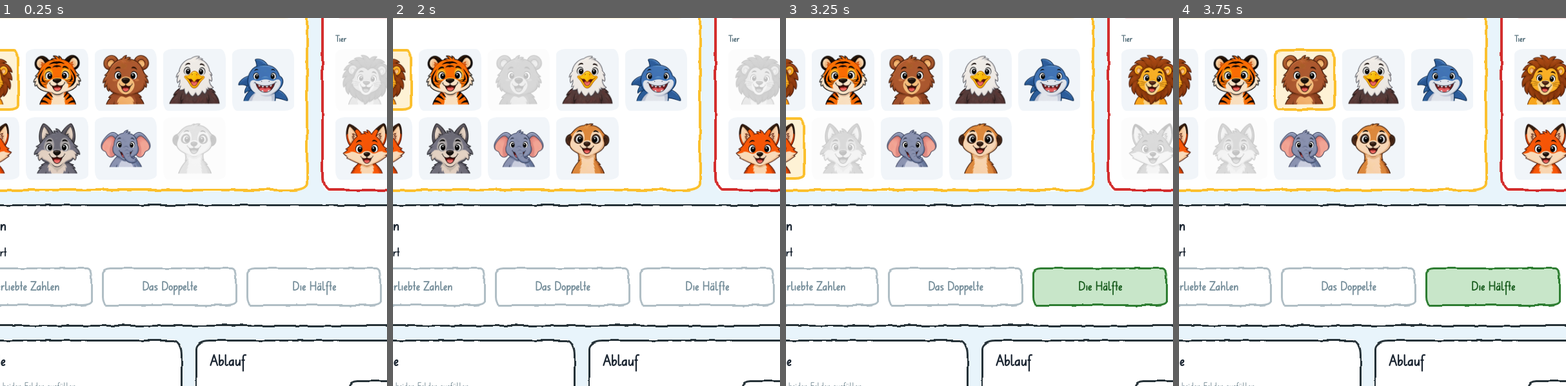
Above: before the commit, frames 1-4 (left to right).
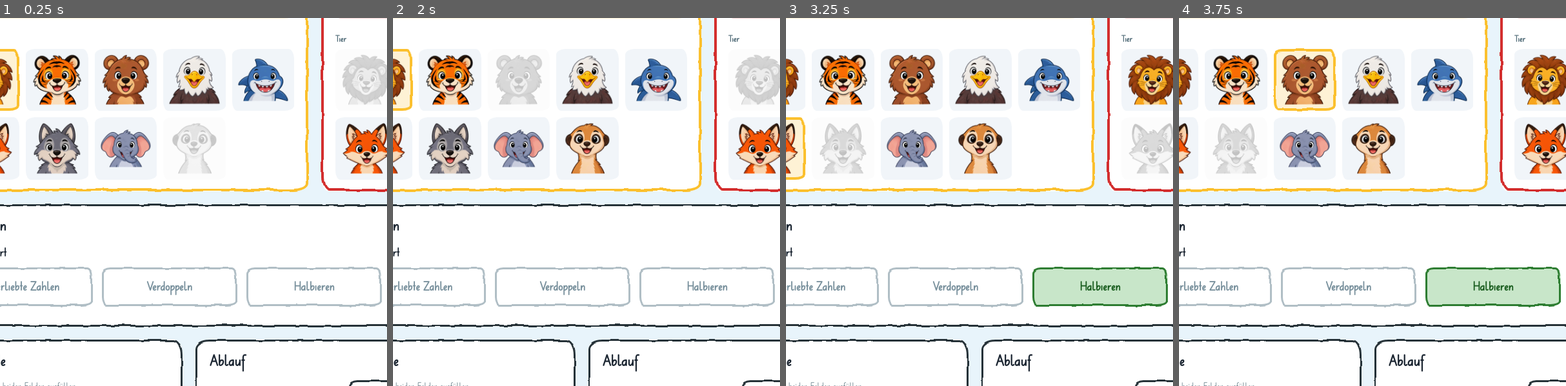
Above: after the commit, the same moments.

Repository: GitSile/frau-bopparts-tafelspiele
Game: browser game, page spiele/mathe-fussball/index.html
The game is run twice, just before and just after one commit, with the same random seed, the same clock (stepped at 60 frames per second) and the same inputs.
Inputs (mouse positions are % of the whole screen's width and height, from its top left):
- Up to frame 1 (0.25 s): no input
- Up to frame 2 (2 s): click (50, 50) at 0.27 s; click (50, 60) at 1.07 s; click (26, 16) at 1.27 s; type "8" at 1.27 s; tap Enter at 1.3 s; click (31, 40) at 1.67 s; click "Bär" at 1.87 s
- Up to frame 3 (3.25 s): click "Die Hälfte" (after the commit: "Halbieren") at 2.02 s; click (69, 35) at 2.27 s; click "⛶" at 2.47 s; click (64, 70) at 2.87 s; click "Fuchs" at 3.07 s
- Up to frame 4 (3.75 s): click (26, 75) at 3.47 s; click "Bär" at 3.67 s
The pictures show only the part of the screen within x 9-59%, y 18-68%; the shares and areas given below are measured in that part.

The runs differ from the first frame. In frame 1, 0.4% of the frame differs, in the area x 36-87%, y 71-76%; in frame 2, 0.4%; in frame 3, 0.4%; in frame 4, 0.4%.

Commit message:
Aufgabenarten heissen "Verdoppeln" und "Halbieren"
Co-Authored-By: Claude Opus 5.5 <noreply@anthropic.com>

Diff:
--- a/spiele/mathe-fussball/index.html
+++ b/spiele/mathe-fussball/index.html
@@ -49,8 +49,8 @@
           <div class="abschnitt-titel">Aufgabenart</div>
           <div class="knopf-raster arten-raster">
             <button class="wahl filz" data-art="verliebt">Verliebte Zahlen</button>
-            <button class="wahl filz" data-art="doppelt">Das Doppelte</button>
-            <button class="wahl filz" data-art="haelfte">Die Hälfte</button>
+            <button class="wahl filz" data-art="doppelt">Verdoppeln</button>
+            <button class="wahl filz" data-art="haelfte">Halbieren</button>
             <button class="wahl filz" data-art="mengen">Mengen erkennen</button>
             <button class="wahl filz" data-art="kopfrechnen">Kopfrechnen</button>
           </div>
--- a/spiele/mathe-fussball/spiel.js
+++ b/spiele/mathe-fussball/spiel.js
@@ -352,8 +352,8 @@
 /* Aufgaben sind kurze Texte:
    Kopfrechnen:      "47 + 38", "85 - 27", "3 * 7", "21 / 3"
    Verliebte Zahlen: "VL 2" (? + 2 = 10), "VR 4" (4 + ? = 10), "VS 3" (3 + 7 = ?)
-   Das Doppelte:     "D 4"  (Das Doppelte von: 4)
-   Die Hälfte:       "H 10" (Die Hälfte von: 10) */
+   Verdoppeln:       "D 4"  (Das Doppelte von: 4)
+   Halbieren:        "H 10" (Die Hälfte von: 10) */
 function rechne(aufgabe) {
   const [a, op, b] = aufgabe.split(' ');
   const x = Number(a), y = Number(b);
